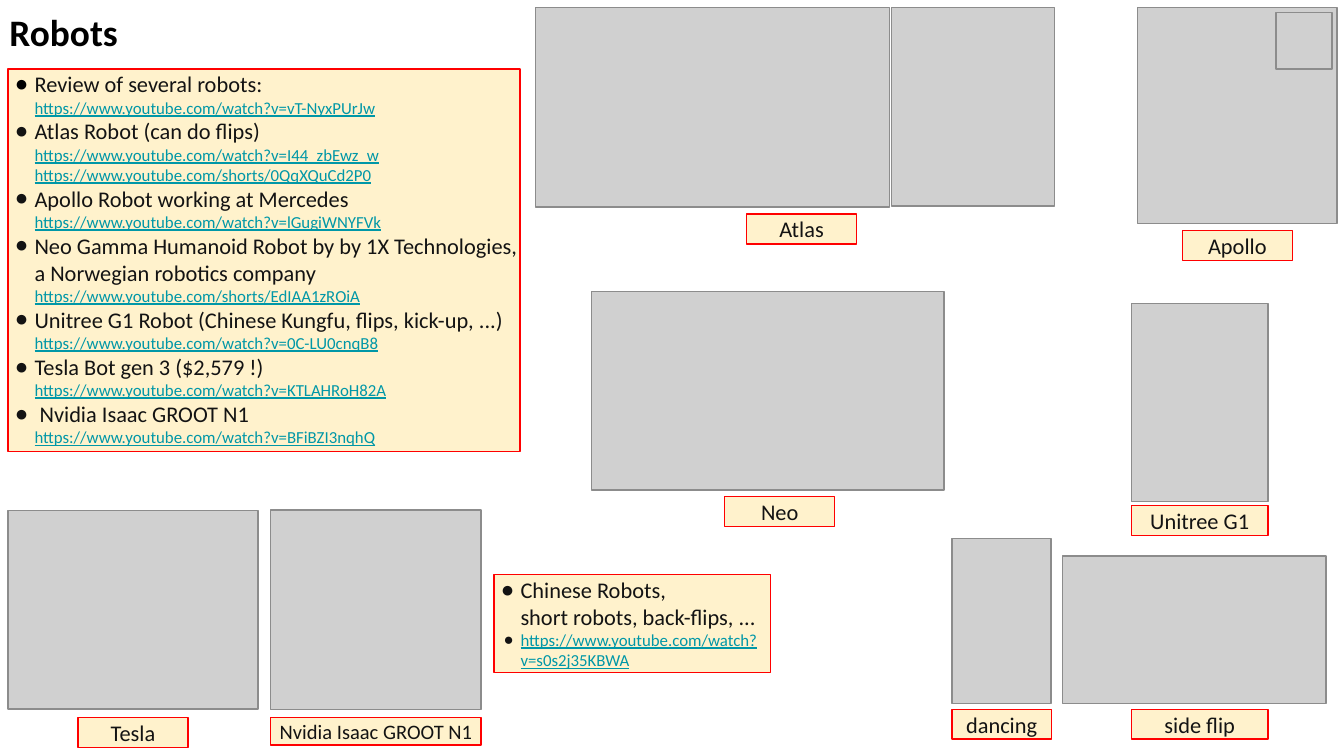
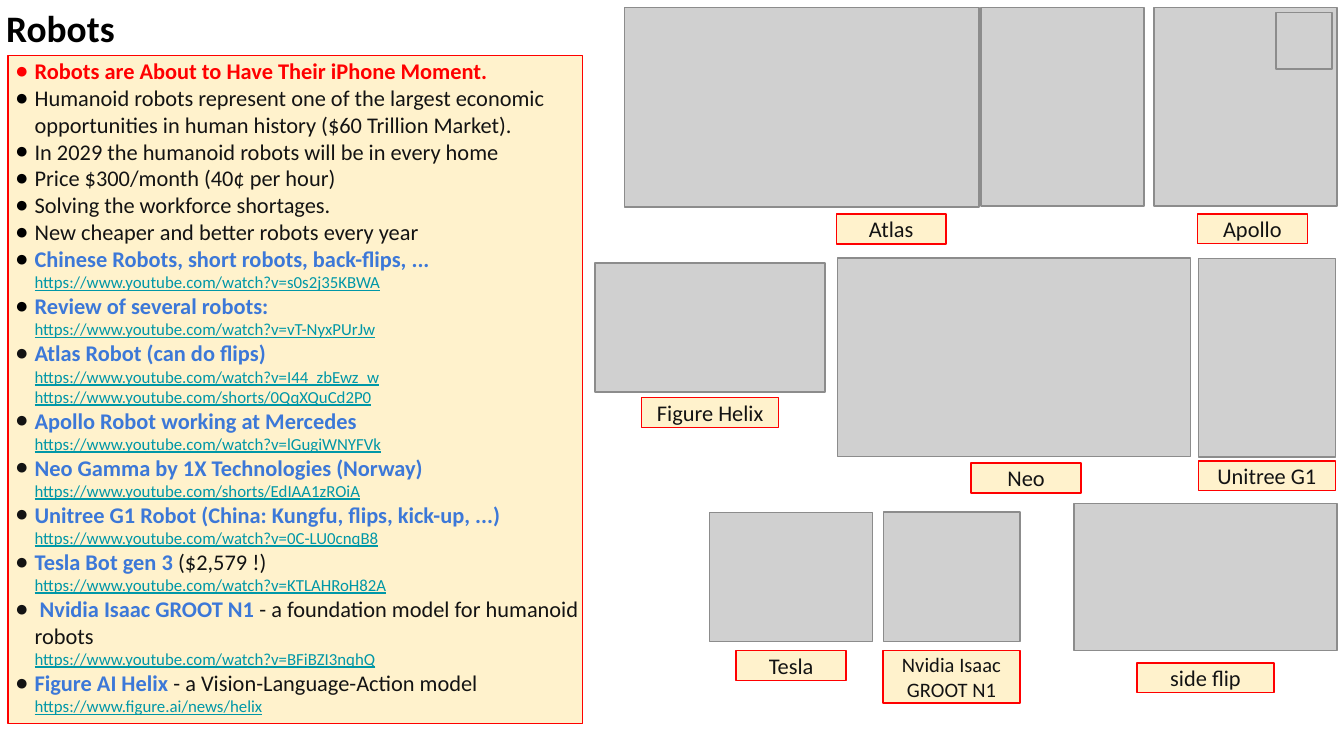
Before and after one commit to lselector/seminar, a slide deck: slide 17 of 2025/2025-03-28-AI-Updates.pptx. Drawn at 1344x756 pixels with LibreOffice and Linux fonts; fonts in the diff are those of the drawing; grey boxes stand for pictures. Boxes give left, top, right and bottom in pixels: in the first picture for what was removed or moved away, otherwise in the second. Text is boxed around its words. In the diff, an @@ line names an element or a change of style, - is before the commit and + after.

```diff
--- a/2025/2025-03-28-AI-Updates.pptx
+++ b/2025/2025-03-28-AI-Updates.pptx
@@ text "Robots": place and size @@
-text "Robots" at box(9, 19, 117, 47)
+text "Robots" at box(6, 15, 114, 43)
@@ picture: place and size @@
-picture at box(1137, 8, 1336, 224)
+picture at box(1154, 8, 1337, 206)
@@ rectangle "Robots are About to Have ...": place and size @@
-rectangle "Robots are About to Have ..." at box(8, 69, 520, 452)
+rectangle "Robots are About to Have ..." at box(8, 55, 583, 723)
@@ text in rectangle at box(35, 63, 544, 291): paragraphs added @@
+● Robots are About to Have Their iPhone Moment.
+● Humanoid robots represent one of the largest economic opportunities in human history ($60 Trillion Market).
+● In 2029 the humanoid robots will be in every home
+● Price $300/month (40¢ per hour)
+● Solving the workforce shortages.
+● New cheaper and better robots every year
+● Chinese Robots, short robots, back-flips, ...
+  https://www.youtube.com/watch?v=s0s2j35KBWA
@@ 2 pictures, 1 rectangle: place and size @@
-2 pictures, 1 rectangle at box(535, 8, 1054, 243)
+2 pictures, 1 rectangle at box(625, 8, 1144, 243)
@@ rectangle "Apollo": place and size @@
-rectangle "Apollo" at box(1183, 230, 1293, 259)
+rectangle "Apollo" at box(1198, 214, 1308, 243)
@@ picture added at box(595, 263, 825, 392) @@
@@ picture: place and size @@
-picture at box(591, 292, 945, 491)
+picture at box(837, 258, 1191, 457)
@@ picture: place and size @@
-picture at box(1132, 304, 1269, 503)
+picture at box(1199, 258, 1336, 457)
@@ text in rectangle at box(35, 298, 387, 594): text colour #131313 to #3C78D8, bold on in "Review of several robots:", "Atlas Robot (can do flips)", "Apollo Robot working at Mercedes", "Tesla Bot gen 3" @@
@@ rectangle added at box(642, 398, 780, 427), fill #FFF2CC, outline #FF0000 0.75 pt, 12 pt, text #131313 @@
+Figure Helix
@@ text in rectangle at box(35, 459, 470, 547): text changed; size 12 to 9 pt; text colour #131313 to #0097A7 @@
-● Neo Gamma Humanoid Robot by by 1X Technologies, a Norwegian robotics company
-  https://www.youtube.com/shorts/EdIAA1zROiA
-● Unitree G1 Robot (Chinese Kungfu, flips, kick-up, ...)
-  https://www.youtube.com/watch?v=0C-LU0cnqB8
+● Neo Gamma by 1X Technologies (Norway)
+  https://www.youtube.com/shorts/EdIAA1zROiA
+● Unitree G1 Robot (China: Kungfu, flips, kick-up, ...)
+  https://www.youtube.com/watch?v=0C-LU0cnqB8
@@ rectangle "Neo": place and size @@
-rectangle "Neo" at box(724, 497, 835, 527)
+rectangle "Neo" at box(972, 464, 1082, 493)
@@ rectangle "Unitree G1": place and size @@
-rectangle "Unitree G1" at box(1132, 505, 1269, 535)
+rectangle "Unitree G1" at box(1199, 461, 1336, 491)
@@ picture: place and size @@
-picture at box(1063, 556, 1327, 704)
+picture at box(1074, 503, 1337, 650)
@@ picture removed at box(8, 511, 258, 710) @@
@@ picture removed at box(271, 511, 482, 710) @@
@@ picture added at box(710, 512, 872, 641) @@
@@ picture added at box(883, 512, 1020, 641) @@
@@ picture removed at box(952, 539, 1051, 704) @@
@@ rectangle removed at box(495, 575, 771, 673) @@
-● Chinese Robots,
-  short robots, back-flips, ...
-● https://www.youtube.com/watch?v=s0s2j35KBWA
@@ text in rectangle at box(35, 601, 579, 715): text changed; size 9 to 12 pt @@
-● Nvidia Isaac GROOT N1
-  https://www.youtube.com/watch?v=BFiBZI3nqhQ
+● Nvidia Isaac GROOT N1 - a foundation model for humanoid robots
+  https://www.youtube.com/watch?v=BFiBZI3nqhQ
+● Figure AI Helix - a Vision-Language-Action model
+  https://www.figure.ai/news/helix
@@ rectangle "Tesla": place and size @@
-rectangle "Tesla" at box(78, 718, 188, 747)
+rectangle "Tesla" at box(737, 650, 847, 680)
@@ rectangle "Nvidia Isaac GROOT N1": place and size @@
-rectangle "Nvidia Isaac GROOT N1" at box(271, 718, 482, 746)
+rectangle "Nvidia Isaac GROOT N1" at box(883, 650, 1020, 703)
@@ rectangle "side flip": place and size @@
-rectangle "side flip" at box(1132, 710, 1269, 739)
+rectangle "side flip" at box(1137, 663, 1274, 692)
@@ rectangle removed at box(952, 710, 1051, 739) @@
-dancing
```
Also in this commit, not shown: 2 other slides changed.
